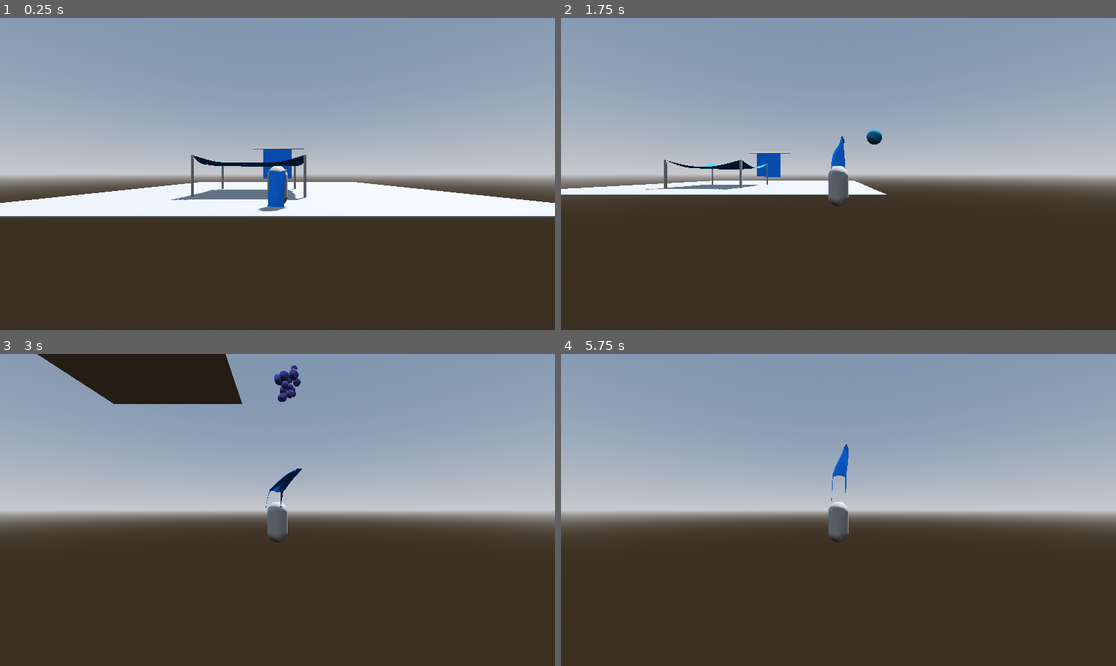
Above: before the commit, frames 1-4 (two rows, left to right).
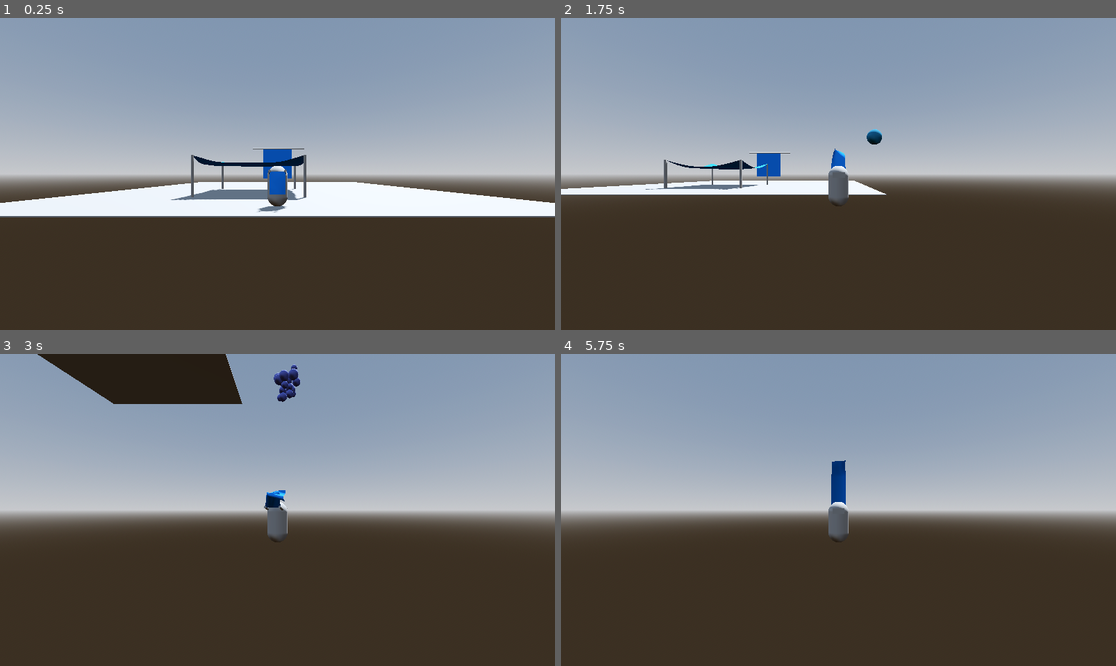
Above: after the commit, the same moments.

Repository: andersonmadeira/godot-cloth-simulation
Game: Godot game, scene res://playground.tscn
The game is run twice, just before and just after one commit, with the same random seed, the same clock (stepped at 60 frames per second) and the same inputs.
Inputs (mouse positions are in pixels of both pictures, inside the frame that each line leads up to):
- Up to frame 1 (0.25 s): no input
- Up to frame 2 (1.75 s): move the mouse to (960, 158) at 0.52 s; hold D (move_right) 0.53-1.28 s; hold Shift (run) 0.53-1.28 s; click (960, 158) at 0.67 s; tap Space (jump) at 0.77, 1.52 s; move the mouse to (727, 189) at 1.27 s; hold S (move_backward) from 1.28 s (still down); tap E (spawn_ball) at 1.35 s
- Up to frame 3 (3 s): move the mouse to (333, 441) at 2.02 s; release S (move_backward) at 2.03 s; hold D (move_right) 2.03-2.78 s; hold Shift (run) 2.03-2.78 s; move the mouse to (249, 572) at 2.77 s; hold W (move_forward) from 2.78 s (still down); tap E (spawn_ball) at 2.85 s; click (249, 572) at 2.92 s
- Up to frame 4 (5.75 s): tap Space (jump) at 3.02, 3.77, 4.52 s; move the mouse to (1005, 556) at 3.52 s; release W (move_forward) at 3.53 s; hold Shift (run) 3.53-4.28 s; hold A (move_left) 3.53-5.03 s; move the mouse to (672, 463) at 4.27 s; tap E (spawn_ball) at 4.35 s; move the mouse to (866, 510) at 5.02 s; hold S (move_backward) from 5.03 s (still down); hold Shift (run) from 5.03 s (still down); click (866, 510) at 5.17 s

The runs differ from the first frame. In frame 1, 0.1% of the frame differs, in the area x 46-52%, y 48-63%; in frame 2, less than 0.1%; in frame 3, 0.4%; in frame 4, 0.4%, in the area x 48-52%, y 28-49%.

Commit message:
Minor tweaks

Diff:
--- a/player.tscn
+++ b/player.tscn
@@ -12,8 +12,8 @@
 
 [sub_resource type="PlaneMesh" id="PlaneMesh_3wow6"]
 size = Vector2(0.5, 0.3)
-subdivide_width = 10
-subdivide_depth = 10
+subdivide_width = 5
+subdivide_depth = 5
 
 [sub_resource type="StandardMaterial3D" id="StandardMaterial3D_80688"]
 cull_mode = 2
@@ -22,12 +22,17 @@
 [sub_resource type="BoxMesh" id="BoxMesh_a7cc7"]
 size = Vector3(0.285, 0.14, 0.375)
 
-[sub_resource type="SphereMesh" id="SphereMesh_lyoke"]
-radius = 0.025
-height = 0.06
+[sub_resource type="CylinderMesh" id="CylinderMesh_uikpk"]
+top_radius = 0.03
+bottom_radius = 0.03
+height = 0.2
+
+[sub_resource type="CylinderMesh" id="CylinderMesh_g6tik"]
+top_radius = 0.03
+bottom_radius = 0.03
+height = 0.2
 
 [node name="Player" type="CharacterBody3D"]
-transform = Transform3D(1, 0, 0, 0, 1, 0, 0, 0, 1, 0, 0, 7)
 script = ExtResource("1_ga2vx")
 
 [node name="Orientation" type="Node3D" parent="."]
@@ -41,31 +46,51 @@
 mesh = SubResource("CapsuleMesh_urx47")
 
 [node name="Cape" type="SoftBody3D" parent="BodyMesh"]
-transform = Transform3D(-6.26228e-15, -8.07706e-08, 1.27153, 1.61602, 0.0808481, 7.25454e-09, -0.122473, 1.06678, 9.57229e-08, 0, -0.0264248, 0.327417)
+transform = Transform3D(-4.07947e-15, -7.86369e-08, 1.27153, 1.05273, 0.0787124, 7.25454e-09, -0.0797832, 1.0386, 9.57229e-08, 0, 0.0930595, 0.327417)
 mesh = SubResource("PlaneMesh_3wow6")
 skeleton = NodePath("../../..")
 surface_material_override/0 = SubResource("StandardMaterial3D_80688")
 simulation_precision = 25
 linear_stiffness = 0.1
-pinned_points = [0, 132]
-attachments/0/point_index = 0
-attachments/0/spatial_attachment_path = NodePath("../CapePin")
-attachments/0/offset = Vector3(0.373659, 0.00315121, 0.0176658)
-attachments/1/point_index = 132
-attachments/1/spatial_attachment_path = NodePath("../CapePin2")
-attachments/1/offset = Vector3(-0.381137, 0.00315121, 0.0176658)
+pinned_points = [42, 28, 14, 0, 35, 21, 7]
+attachments/0/point_index = 42
+attachments/0/spatial_attachment_path = NodePath("../CapePins")
+attachments/0/offset = Vector3(0.0866952, -0.220487, 0.0616011)
+attachments/1/point_index = 28
+attachments/1/spatial_attachment_path = NodePath("../CapePins")
+attachments/1/offset = Vector3(0.121373, -0.124784, 0.0543481)
+attachments/2/point_index = 14
+attachments/2/spatial_attachment_path = NodePath("../CapePins")
+attachments/2/offset = Vector3(0.156051, -0.0290809, 0.0470951)
+attachments/3/point_index = 0
+attachments/3/spatial_attachment_path = NodePath("../CapePins")
+attachments/3/offset = Vector3(0.19073, 0.066622, 0.0398421)
+attachments/4/point_index = 35
+attachments/4/spatial_attachment_path = NodePath("../CapePins")
+attachments/4/offset = Vector3(0.121373, -0.459744, 0.0797336)
+attachments/5/point_index = 21
+attachments/5/spatial_attachment_path = NodePath("../CapePins")
+attachments/5/offset = Vector3(0.156051, -0.364041, 0.0724806)
+attachments/6/point_index = 7
+attachments/6/spatial_attachment_path = NodePath("../CapePins")
+attachments/6/offset = Vector3(0.19073, -0.268338, 0.0652276)
 
 [node name="Eyes" type="MeshInstance3D" parent="BodyMesh"]
 transform = Transform3D(1, 0, 0, 0, 1, 0, 0, 0, 1, 0, 0.273521, -0.148127)
 mesh = SubResource("BoxMesh_a7cc7")
 
-[node name="CapePin" type="MeshInstance3D" parent="BodyMesh"]
-transform = Transform3D(1, 0, 0, 0, 1, 0, 0, 0, 1, -0.182929, 0.374429, 0.279133)
-mesh = SubResource("SphereMesh_lyoke")
+[node name="CapePins" type="Node3D" parent="BodyMesh"]
+transform = Transform3D(1, 0, 0, 0, 1, 0, 0, 0, 1, 0, 0.289621, 0.267629)
 
-[node name="CapePin2" type="MeshInstance3D" parent="BodyMesh"]
-transform = Transform3D(1, 0, 0, 0, 1, 0, 0, 0, 1, 0.190407, 0.374429, 0.279133)
-mesh = SubResource("SphereMesh_lyoke")
+[node name="CapePin" type="MeshInstance3D" parent="BodyMesh/CapePins"]
+transform = Transform3D(1, 0, 0, 0, -0.258819, 0.965926, 0, -0.965926, -0.258819, -0.182929, 0.0518775, -0.0264682)
+mesh = SubResource("CylinderMesh_uikpk")
+skeleton = NodePath("../..")
+
+[node name="CapePin2" type="MeshInstance3D" parent="BodyMesh/CapePins"]
+transform = Transform3D(1, 0, 0, 0, -0.258819, 0.965926, 0, -0.965926, -0.258819, 0.179146, 0.0518775, -0.0296858)
+mesh = SubResource("CylinderMesh_g6tik")
+skeleton = NodePath("../..")
 
 [node name="CameraArmPivot" type="Node3D" parent="."]
 
--- a/playground.tscn
+++ b/playground.tscn
@@ -47,6 +47,7 @@
 size = Vector3(15.5039, 0.0202942, 16.2139)
 
 [node name="Player" parent="." node_paths=PackedStringArray("world") instance=ExtResource("1_cwwxm")]
+transform = Transform3D(1, 0, 0, 0, 1, 0, 0, 0, 1, 0, 0, 7)
 world = NodePath("..")
 
 [node name="Pole" type="CSGCylinder3D" parent="."]
@@ -61,13 +62,19 @@
 surface_material_override/0 = SubResource("StandardMaterial3D_2g8u1")
 simulation_precision = 25
 linear_stiffness = 0.9
-pinned_points = [132, 0]
+pinned_points = [132, 0, 72, 60]
 attachments/0/point_index = 132
 attachments/0/spatial_attachment_path = NodePath("../Pole")
-attachments/0/offset = Vector3(-0.000312956, 1.09078, -0.0367)
+attachments/0/offset = Vector3(-0.000309857, 1.09078, -0.0366998)
 attachments/1/point_index = 0
 attachments/1/spatial_attachment_path = NodePath("../Pole")
-attachments/1/offset = Vector3(-0.000313218, -0.909221, -0.0367003)
+attachments/1/offset = Vector3(-0.000310119, -0.909221, -0.0367001)
+attachments/2/point_index = 72
+attachments/2/spatial_attachment_path = NodePath("../Pole")
+attachments/2/offset = Vector3(-0.000309976, 0.181688, -0.0366999)
+attachments/3/point_index = 60
+attachments/3/spatial_attachment_path = NodePath("../Pole")
+attachments/3/offset = Vector3(-0.00031, -0.000130363, -0.0366999)
 
 [node name="Pole2" type="CSGCylinder3D" parent="."]
 transform = Transform3D(-5.73206e-15, -1.31134e-07, 1, 0, 1, 1.31134e-07, -1, 0, -5.73206e-15, -2.95, 0.742, 1.05)
@@ -103,16 +110,16 @@
 pinned_points = [702, 728, 26, 0]
 attachments/0/point_index = 702
 attachments/0/spatial_attachment_path = NodePath("../Pole2")
-attachments/0/offset = Vector3(0.05, 0.758, -0.0499998)
+attachments/0/offset = Vector3(0.05, 0.758, -0.0499996)
 attachments/1/point_index = 728
 attachments/1/spatial_attachment_path = NodePath("../Pole2")
-attachments/1/offset = Vector3(-3.95, 0.758, -0.0499998)
+attachments/1/offset = Vector3(-3.95, 0.758, -0.0499996)
 attachments/2/point_index = 26
 attachments/2/spatial_attachment_path = NodePath("../Pole3")
 attachments/2/offset = Vector3(-0.0500001, 0.758, 3.95)
 attachments/3/point_index = 0
 attachments/3/spatial_attachment_path = NodePath("../Pole4")
-attachments/3/offset = Vector3(3.95, 0.758, 0.05)
+attachments/3/offset = Vector3(3.95, 0.758, 0.0500001)
 
 [node name="Pit" type="Area3D" parent="."]
 script = ExtResource("3_6u88y")
Not shown: 1 places in player.tscn that only renumber resources
